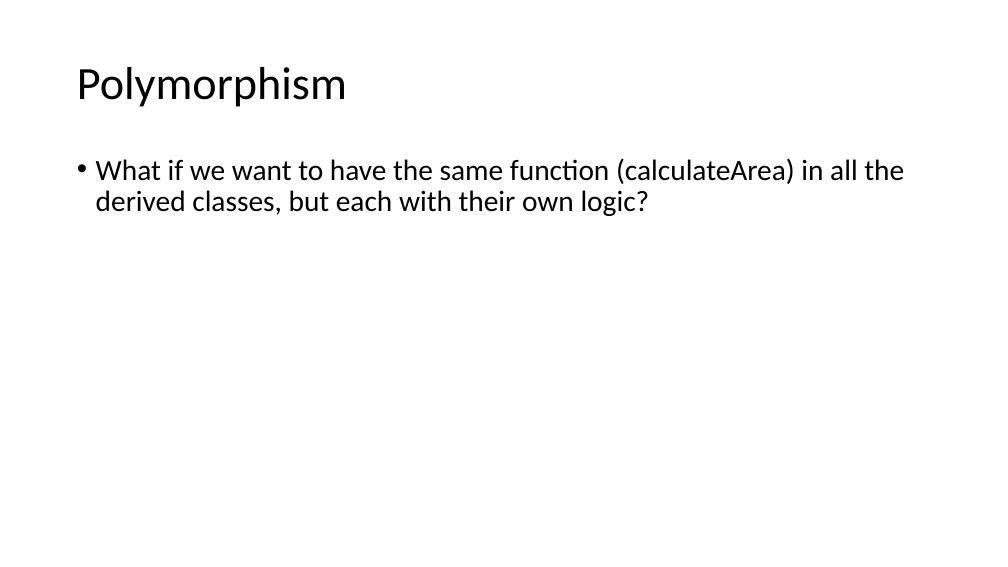
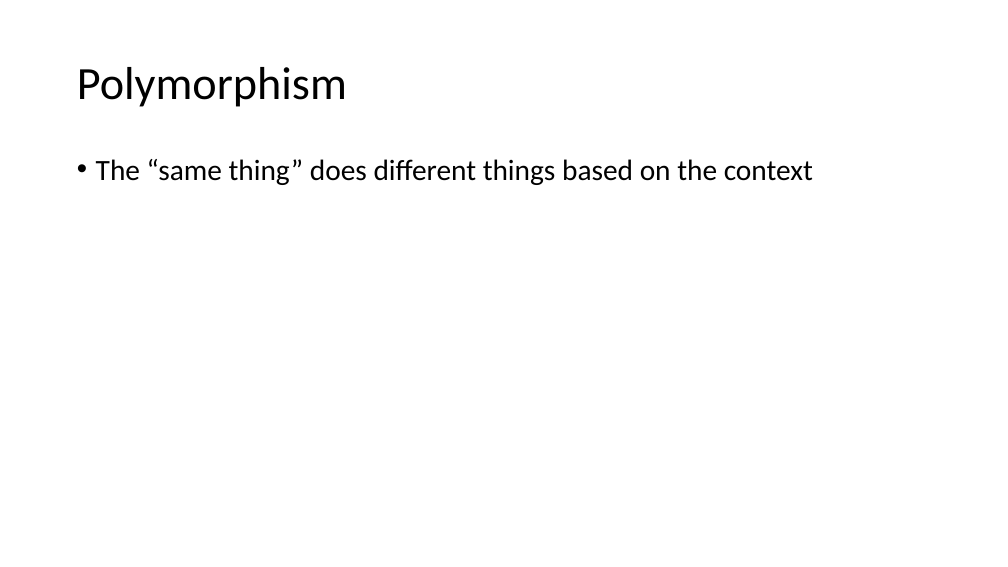
Before and after one commit to Seneca-244200/OOP244NDD, a slide deck: slide 15 of slides/Week1_1.pptx (slide 16 before the commit). Drawn at 1008x567 pixels with LibreOffice and Linux fonts; fonts in the diff are those of the drawing. Boxes give left, top, right and bottom in pixels: in the first picture for what was removed or moved away, otherwise in the second. Text is boxed around its words. In the diff, an @@ line names an element or a change of style, - is before the commit and + after.

```diff
--- a/slides/Week1_1.pptx
+++ b/slides/Week1_1.pptx
@@ text at (x1=96, y1=159, x2=813, y2=185): text changed @@
-• What if we want to have the same function (calculateArea) in all the derived classes, but each with their own logic?
+• The “same thing” does different things based on the context
```
Also in this commit, not shown: 1 other slide changed, 2 slides added, 3 slides removed, 6 other files.
